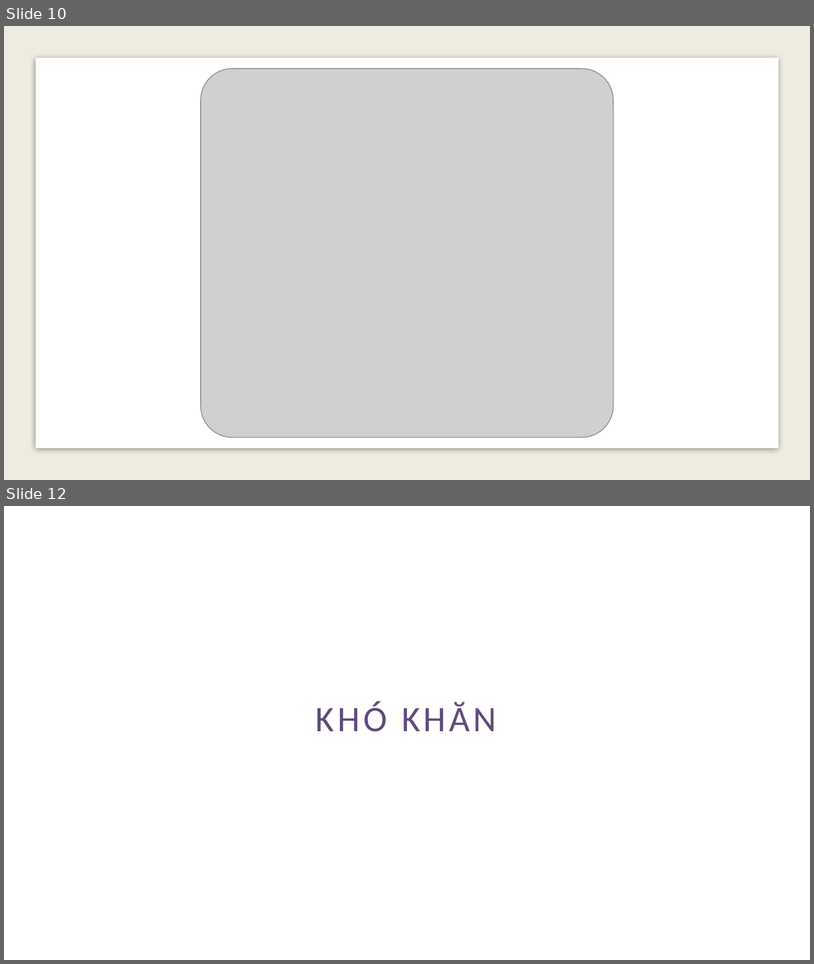
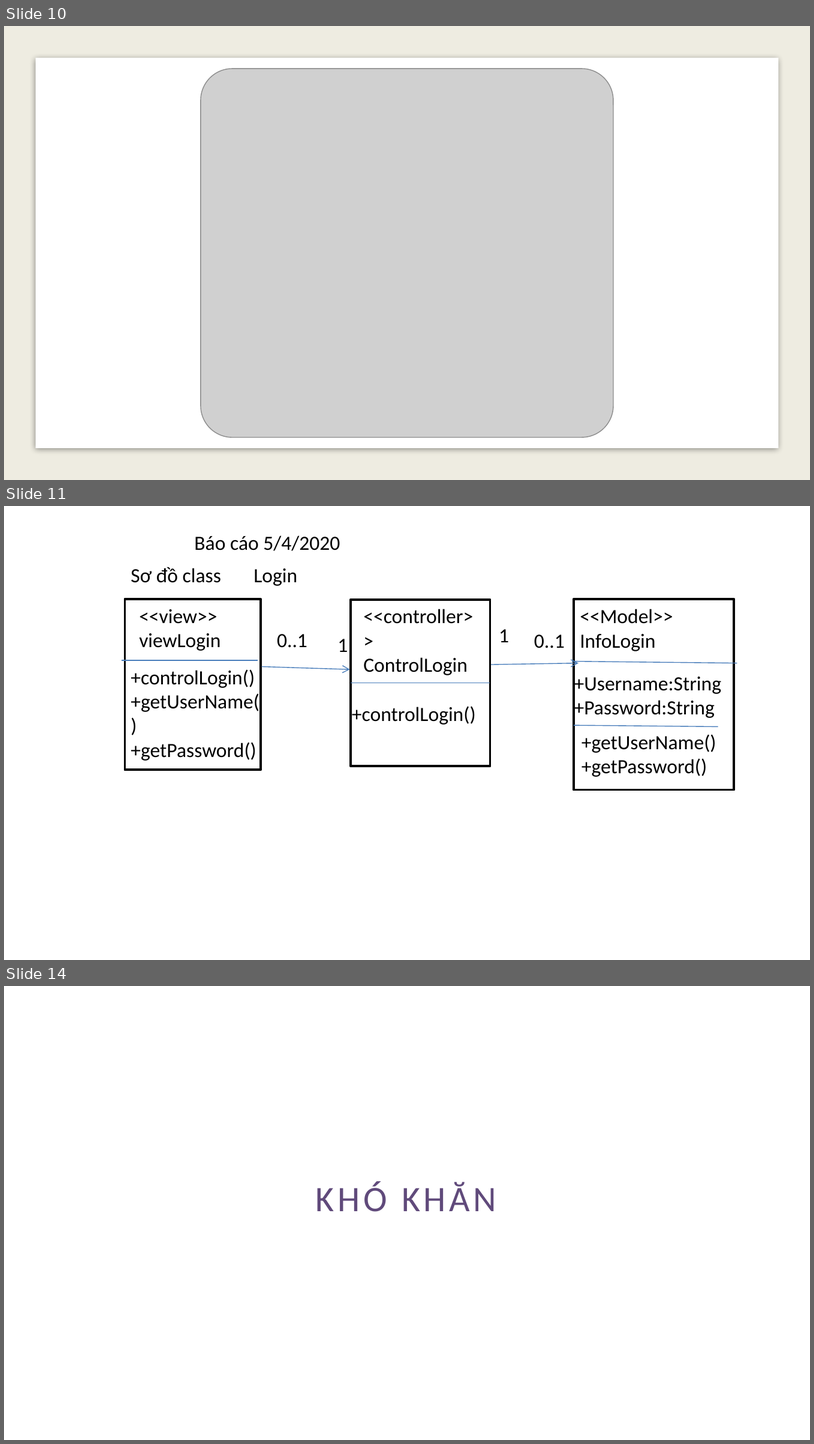
Before and after one commit to loilunhp007/qltvJava, a slide deck: TEST1.pptx. Shown one above the other, each under a label of ours: slides 10 and 12 before the commit, slides 10, 11 and 14 after it; the slides between them are not shown. The pictures are 814x964 and 814x1444 pixels, drawn with LibreOffice and Linux fonts; fonts in the diff are those of the drawing; grey boxes stand for pictures. Boxes give left, top, right and bottom in pixels: in the first picture for what was removed or moved away, otherwise in the second. Text is boxed around its words. In the diff, an @@ line names an element or a change of style, - is before the commit and + after.

```diff
--- a/TEST1.pptx
+++ b/TEST1.pptx
@@ slide 11 added at [4, 506, 810, 960], background #FFFFFF @@
@@ text added at [194, 535, 340, 551], 18 pt, text #000000 @@
+Báo cáo 5/4/2020
@@ text added at [131, 567, 221, 583], 18 pt, text #000000 @@
+Sơ đồ class
@@ text added at [254, 568, 297, 586], 18 pt, text #000000 @@
+Login
@@ rectangle added at [125, 599, 261, 769], fill #FFFFFF, outline #000000 2 pt @@
@@ text added at [139, 609, 221, 651], 18 pt, text #000000 @@
+<<view>>
+viewLogin
@@ rectangle added at [351, 600, 490, 766], fill #FFFFFF, outline #000000 2 pt @@
@@ text added at [363, 609, 473, 675], 18 pt, text #000000 @@
+<<controller>>
+ControlLogin
@@ rectangle added at [574, 599, 735, 789], fill #FFFFFF, outline #000000 2 pt @@
@@ text added at [580, 609, 673, 651], 18 pt, text #000000 @@
+<<Model>>
+InfoLogin
@@ text added at [499, 629, 509, 642], 18 pt, text #000000 @@
+1
@@ text added at [277, 634, 308, 648], 18 pt, text #000000 @@
+0..1
@@ text added at [338, 639, 348, 652], 18 pt, text #000000 @@
+1
@@ text added at [534, 634, 565, 648], 18 pt, text #000000 @@
+0..1
@@ line added from (122, 660) to (258, 660), #4B7EBC 0.75 pt @@
@@ arrow added from (262, 666) to (350, 669), #4B7EBC 0.75 pt @@
@@ arrow added from (491, 664) to (579, 663), #4B7EBC 0.75 pt @@
@@ line added from (573, 661) to (738, 663), #4B7EBC 0.75 pt @@
@@ text added at [131, 669, 260, 760], 18 pt, text #000000 @@
++controlLogin()
++getUserName()
++getPassword()
@@ line added from (351, 682) to (490, 682), #4B7EBC 0.75 pt @@
@@ text added at [575, 674, 722, 720], 18 pt, text #000000 @@
++Username:String
++Password:String
@@ text added at [352, 706, 476, 724], 18 pt, text #000000 @@
++controlLogin()
@@ line added from (574, 726) to (719, 726), #4B7EBC 0.75 pt @@
@@ text added at [582, 734, 717, 777], 18 pt, text #000000 @@
++getUserName()
++getPassword()
@@ what was slide 12 is now slide 14 @@
```
Also in this commit, not shown: 1 slide changed, 1 other slide added, 29 other files.
